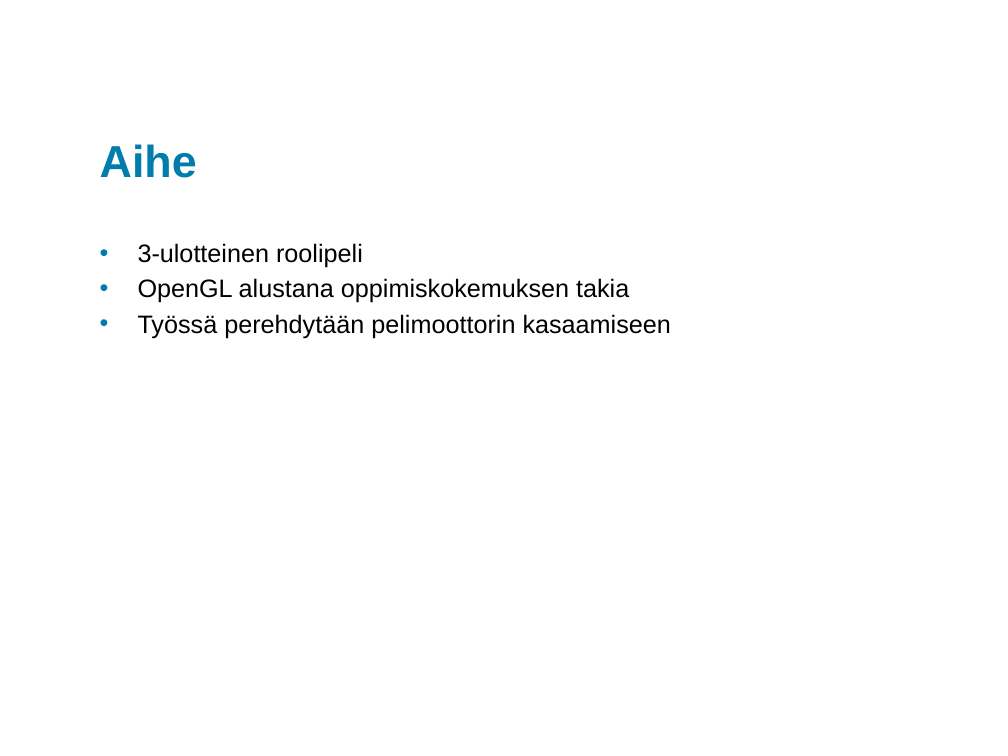
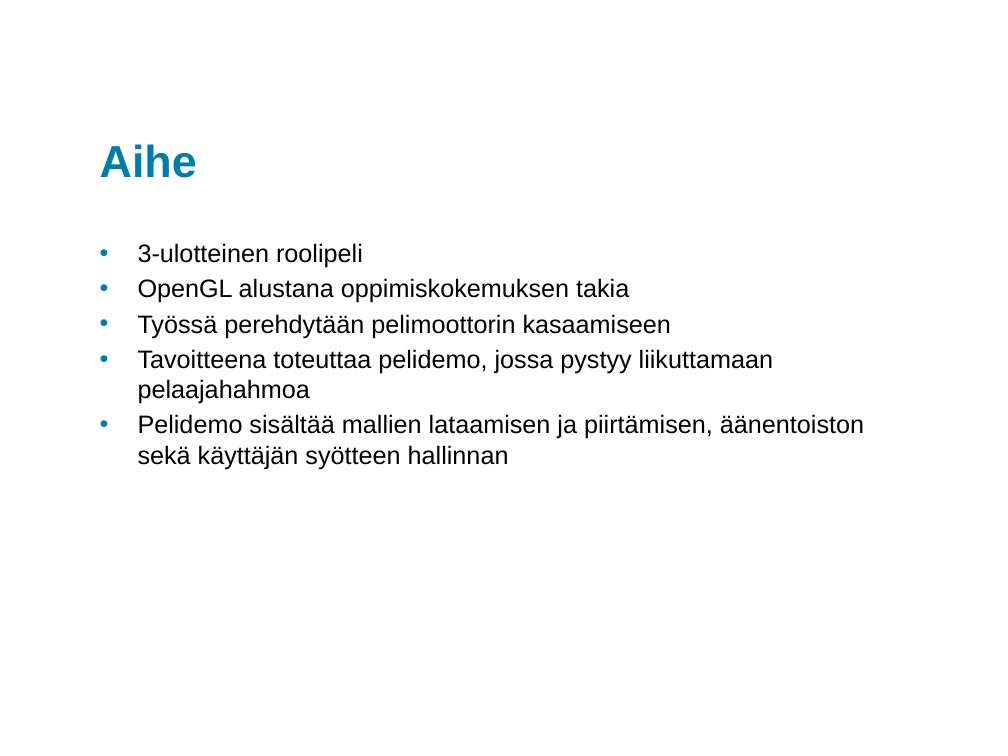
Before and after one commit to king784/GLJRPG, a slide deck: slide 3 of Presentation/GLJRPGViimeinenSeminaariXAMK.pptx. Drawn at 1008x756 pixels with LibreOffice and Linux fonts; fonts in the diff are those of the drawing; background and template pictures are left out. Boxes give left, top, right and bottom in pixels: in the first picture for what was removed or moved away, otherwise in the second. Text is boxed around its words. In the diff, an @@ line names an element or a change of style, - is before the commit and + after.

```diff
--- a/Presentation/GLJRPGViimeinenSeminaariXAMK.pptx
+++ b/Presentation/GLJRPGViimeinenSeminaariXAMK.pptx
@@ text at box(138, 349, 864, 469): paragraphs added @@
+• Tavoitteena toteuttaa pelidemo, jossa pystyy liikuttamaan pelaajahahmoa
+• Pelidemo sisältää mallien lataamisen ja piirtämisen, äänentoiston sekä käyttäjän syötteen hallinnan
```
Also in this commit, not shown: 5 slides added, 1 slide removed.
